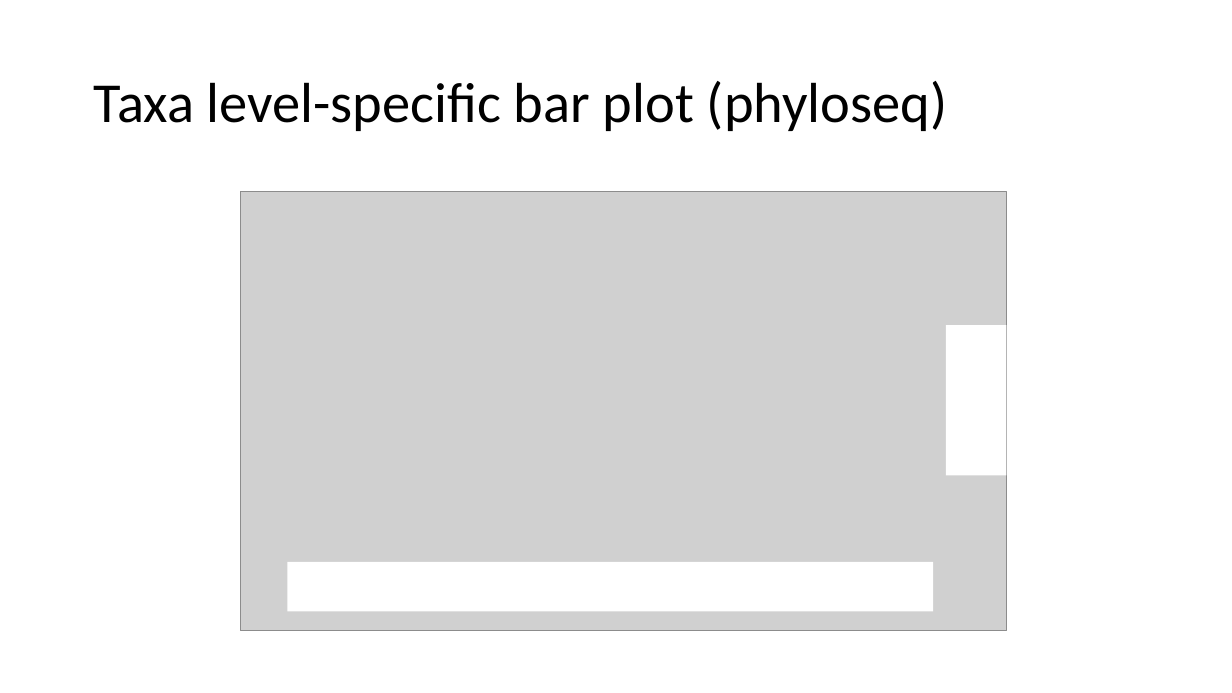
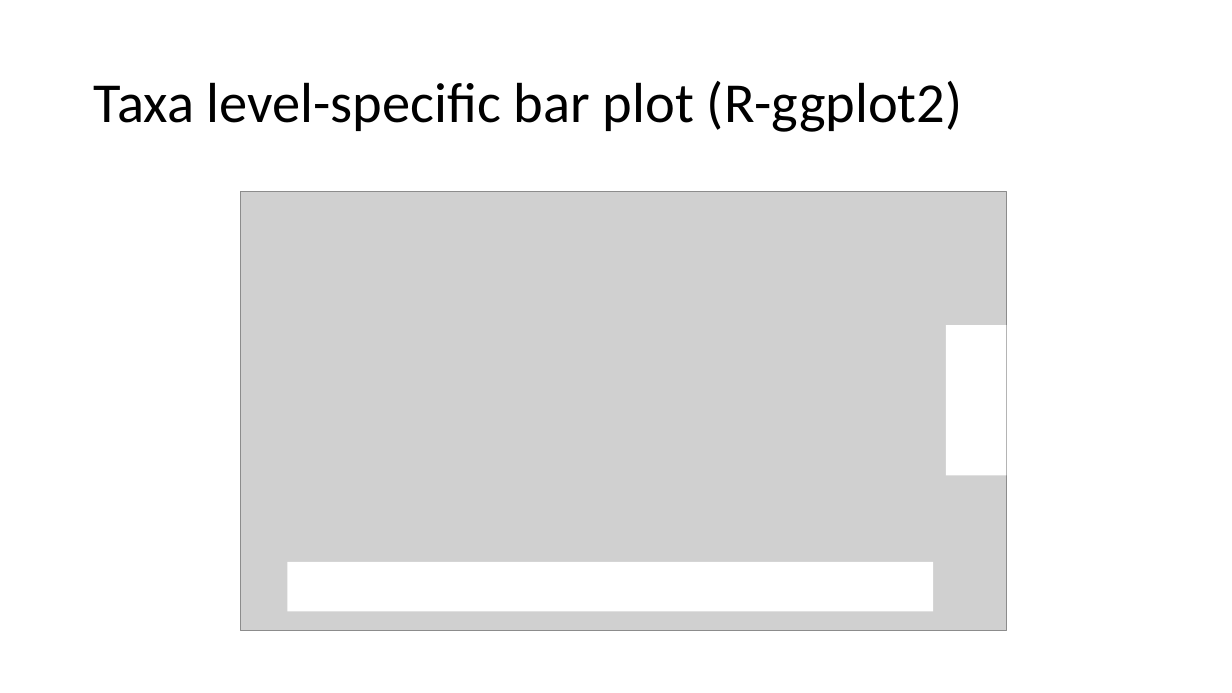
Before and after one commit to EmoryIntegratedComputationalCore/Methods, a slide deck: slide 12 of DataVisualizationMenu.pptx. Drawn at 1232x693 pixels with LibreOffice and Linux fonts; fonts in the diff are those of the drawing; grey boxes stand for pictures. Boxes give left, top, right and bottom in pixels: in the first picture for what was removed or moved away, otherwise in the second. Text is boxed around its words. In the diff, an @@ line names an element or a change of style, - is before the commit and + after.

```diff
--- a/DataVisualizationMenu.pptx
+++ b/DataVisualizationMenu.pptx
@@ title at <box>94,81,963,132</box>: text changed @@
-Taxa level-specific bar plot (phyloseq)
+Taxa level-specific bar plot (R-ggplot2)
```
Also in this commit, not shown: 8 other slides changed, 1 slide removed, 1 other file.
